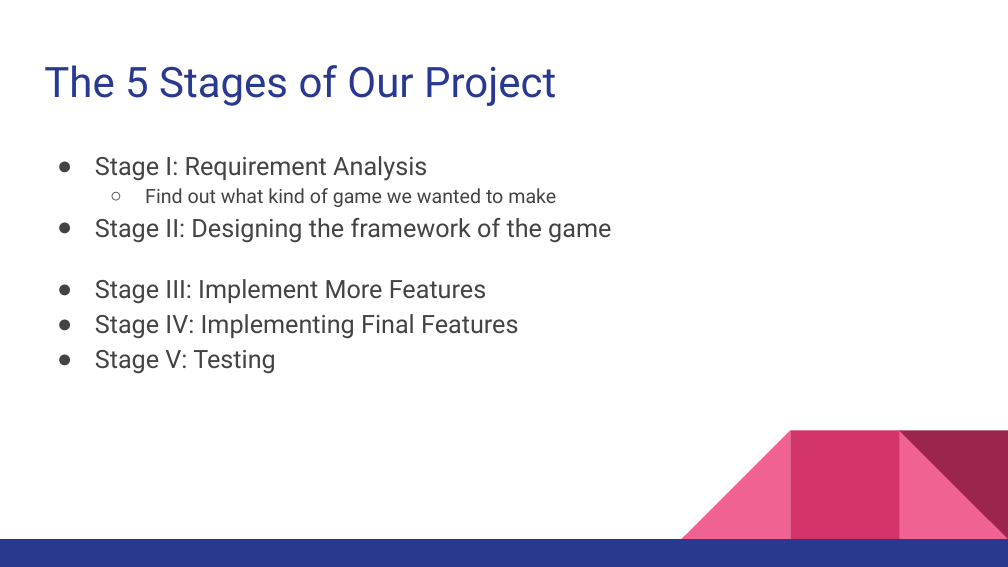
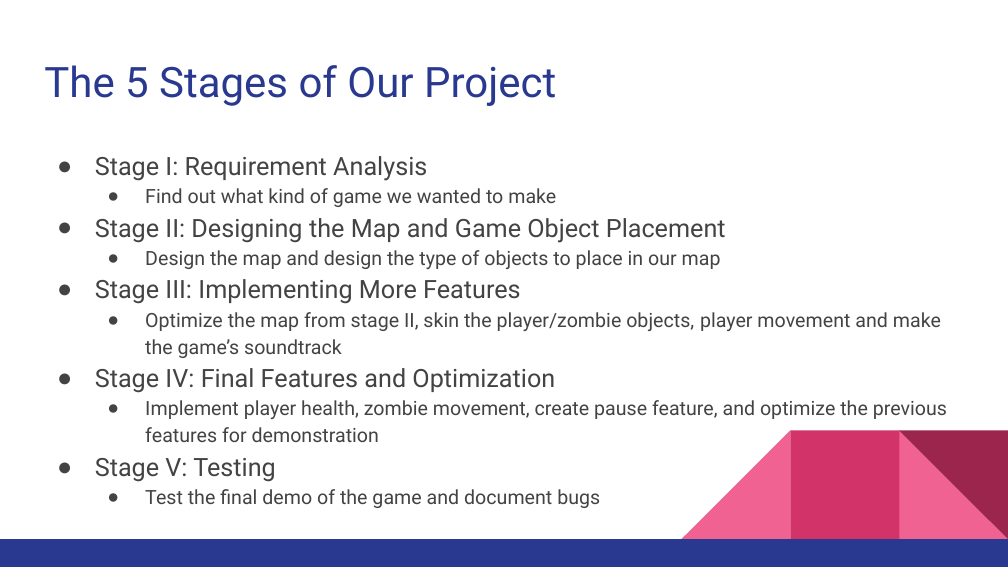
Before and after one commit to Dishoungh/software_engineering_project, a slide deck: slide 4 of Zombie Shooter Game.pptx (slide 3 before the commit). Drawn at 1008x567 pixels with LibreOffice and Linux fonts; fonts in the diff are those of the drawing. Boxes give left, top, right and bottom in pixels: in the first picture for what was removed or moved away, otherwise in the second. Text is boxed around its words. In the diff, an @@ line names an element or a change of style, - is before the commit and + after.

```diff
--- a/Zombie Shooter Game.pptx
+++ b/Zombie Shooter Game.pptx
@@ text at <box>95,218,947,442</box>: text changed; size 18 to 14 pt @@
-● Stage II: Designing the framework of the game
-● Stage III: Implement More Features
-● Stage IV: Implementing Final Features
+● Stage II: Designing the Map and Game Object Placement
+  ● Design the map and design the type of objects to place in our map
+● Stage III: Implementing More Features
+  ● Optimize the map from stage II, skin the player/zombie objects, player movement and make the game’s soundtrack
+● Stage IV: Final Features and Optimization
+  ● Implement player health, zombie movement, create pause feature, and optimize the previous features for demonstration
@@ text at <box>145,489,600,508</box>: paragraph added @@
+  ● Test the final demo of the game and document bugs
```
Also in this commit, not shown: 3 other slides changed, 6 slides added, 3 slides removed, 1 other file.
